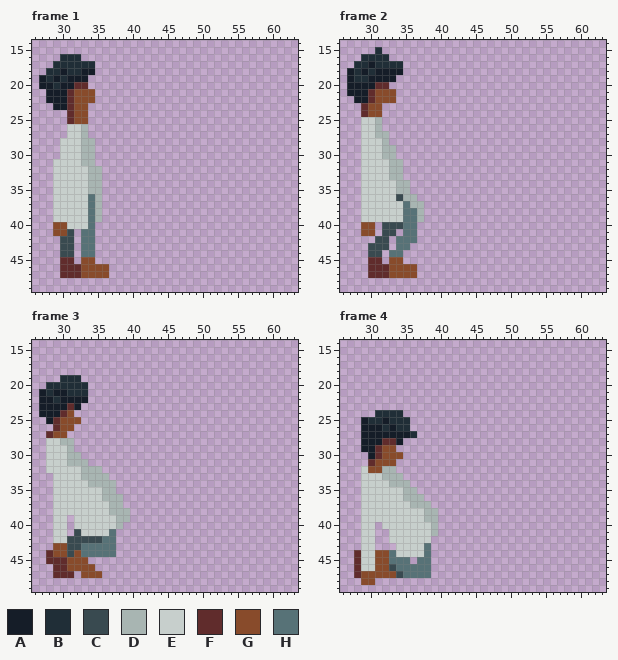
One commit to this pixel-art file: Assets/Sprites/Player/mc_death.aseprite. Above: the version before the commit.
64x64 pixels, 9 frames. Shown: frame 1: x 26..63, y 14..49; frame 2: x 26..63, y 14..49; frame 3: x 26..63, y 14..49; frame 4: x 26..63, y 14..49. The commit also changed other frames, which this record leaves out.
Palette (. is transparent): A #151d28  B #202e37  C #394a50  D #a8b5b2  E #c7cfcc  F #602c2c  G #884b2b  H #577277
After:
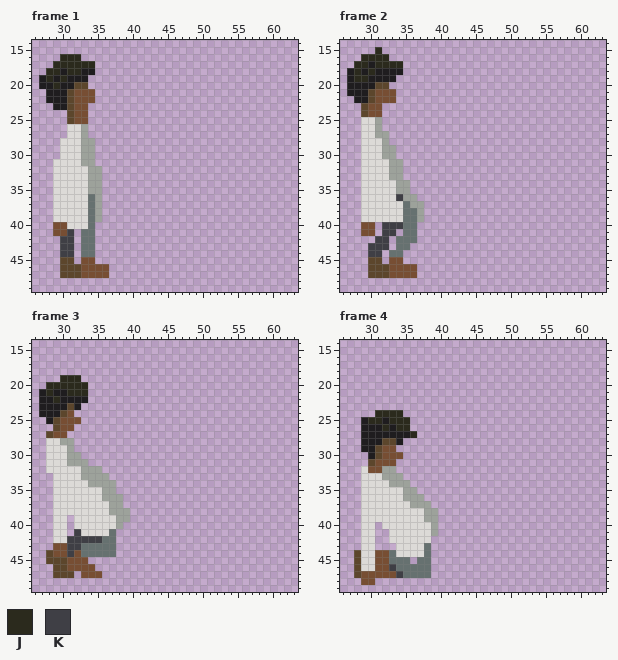
Colours new in this view: J #2b2a1d  K #3f3f45
The exact change:
colour A: #151d28 -> #1f1d1f
colour D: #a8b5b2 -> #9da29b
colour E: #c7cfcc -> #dcdad7
colour F: #602c2c -> #5c462c
colour G: #884b2b -> #774e33
colour H: #577277 -> #667170
Frame 1, layers "Head", "Legs":
y 16: x 30..32 BBB -> JJJ
y 17: x 29..34 BBBBBB -> JJJJJJ
y 18: x 28..29 BB -> JJ; x 31..32 BB -> JJ
y 19: x 28 B -> J; x 30 B -> J
y 20: x 29 B -> J
y 41: x 31 C -> K
y 42..44: x 30..31 CC -> KK
Frame 2, layers "Head", "Legs":
y 15: x 31 B -> J
y 16: x 29..32 BBBB -> JJJJ
y 17: x 28..29 BB -> JJ; x 31..34 BBBB -> JJJJ
y 18: x 28 B -> J; x 30 B -> J
y 19: x 28..29 BB -> JJ
y 36: x 34 C -> K
y 40: x 32..34 CCC -> KKK
y 41: x 32..33 CC -> KK
y 42: x 31..32 CC -> KK
y 43: x 30..32 CCC -> KKK
y 44: x 30..31 CC -> KK
Frame 3, layers "Head", "Legs":
y 19: x 30..32 BBB -> JJJ
y 20: x 28..33 BBBBBB -> JJJJJJ
y 21: x 28 B -> J; x 31..33 BBB -> JJJ
y 22: x 29 B -> J
y 41: x 32 C -> K
y 42: x 31..35 CCCCC -> KKKKK
y 43: x 31..32 CC -> KK
y 44: x 31 C -> K
Frame 4, layers "Head", "Legs":
y 24: x 31..34 BBBB -> JJJJ
y 25: x 30..31 BB -> JJ; x 33..35 BBB -> JJJ
y 26: x 32 B -> J; x 34..35 BB -> JJ
y 27: x 36 B -> J
y 46: x 33 C -> K
y 47: x 34 C -> K
